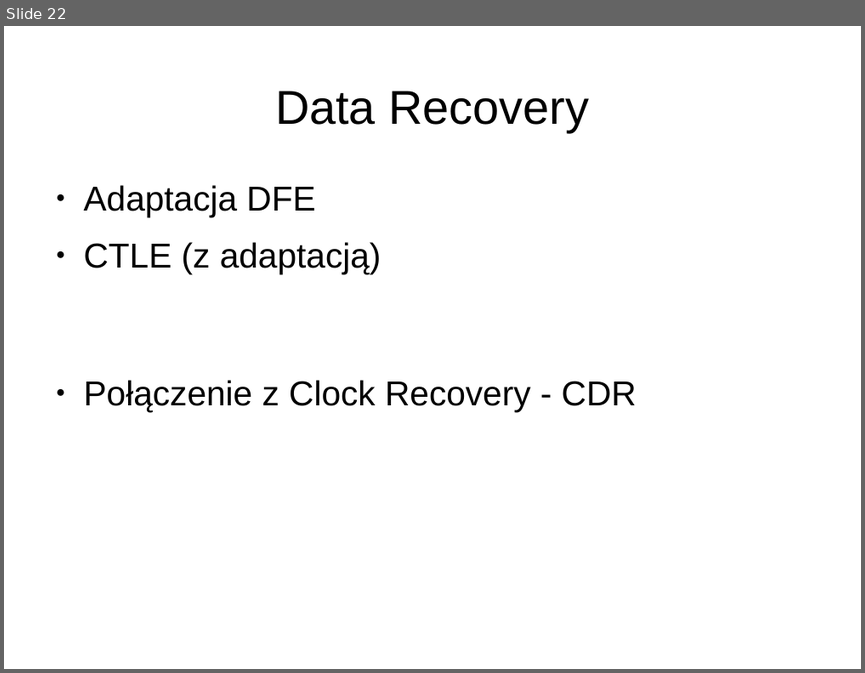
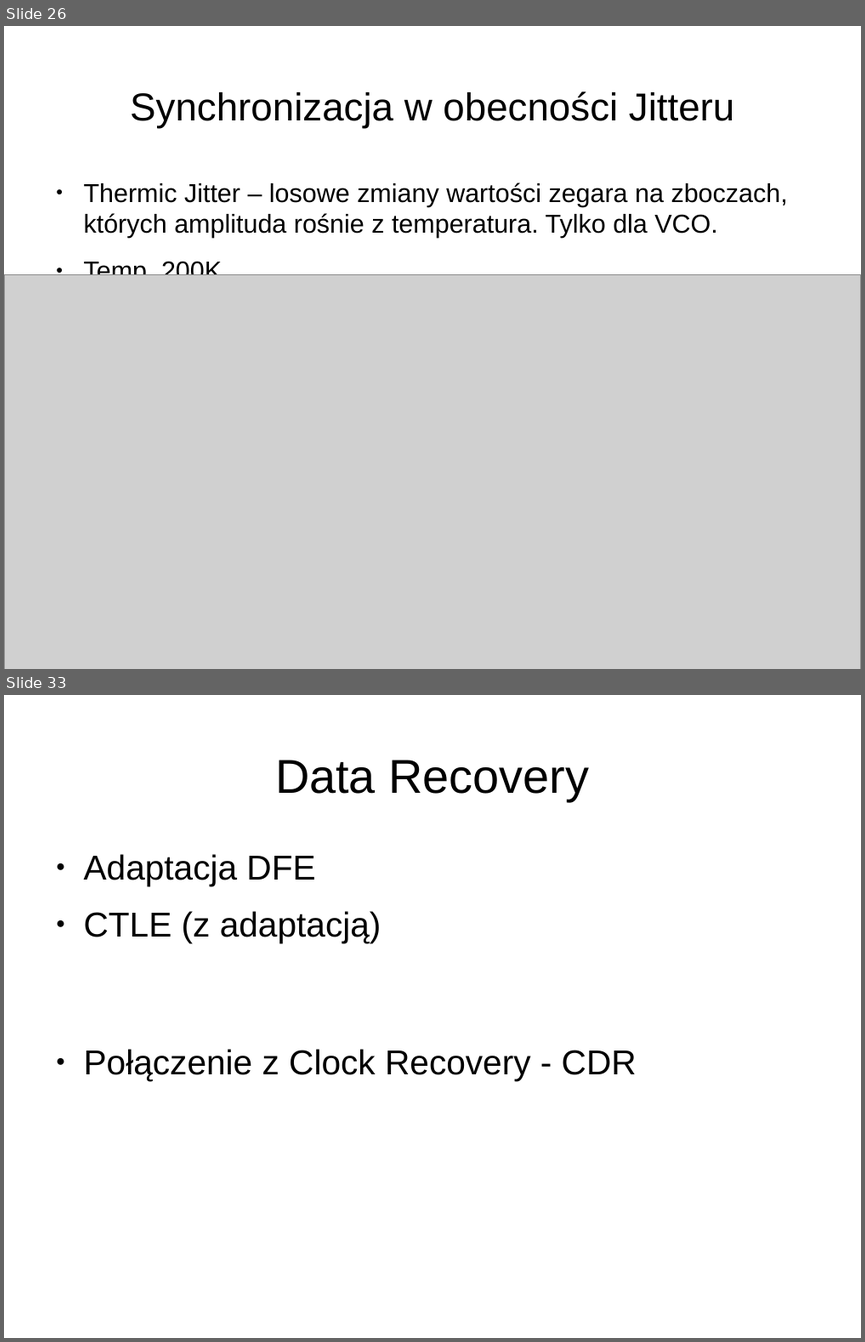
Before and after one commit to joannabp/ProjektSynopsys, a slide deck: Untitled 1.odp. Shown one above the other, each under a label of ours: slide 22 before the commit, slides 26 and 33 after it; the slides between them are not shown. The pictures are 865x673 and 865x1342 pixels, drawn with LibreOffice and Linux fonts; fonts in the diff are those of the drawing; grey boxes stand for pictures. Boxes give left, top, right and bottom in pixels: in the first picture for what was removed or moved away, otherwise in the second. Text is boxed around its words. In the diff, an @@ line names an element or a change of style, - is before the commit and + after.

```diff
--- a/Untitled 1.odp
+++ b/Untitled 1.odp
@@ slide 26 added at (x1=4, y1=26, x2=861, y2=669), background #FFFFFF @@
@@ title added at (x1=130, y1=91, x2=734, y2=128), 36 pt, text #000000 @@
+Synchronizacja w obecności Jitteru
@@ text added at (x1=84, y1=182, x2=788, y2=275), 24 pt, text #000000 @@
+● Thermic Jitter – losowe zmiany wartości zegara na zboczach, których amplituda rośnie z temperatura. Tylko dla VCO.
+● Temp. 200K
@@ picture added at (x1=4, y1=275, x2=861, y2=669) @@
@@ what was slide 22 is now slide 33 @@
```
Also in this commit, not shown: 6 slides changed, 10 other slides added, 1 other file.
